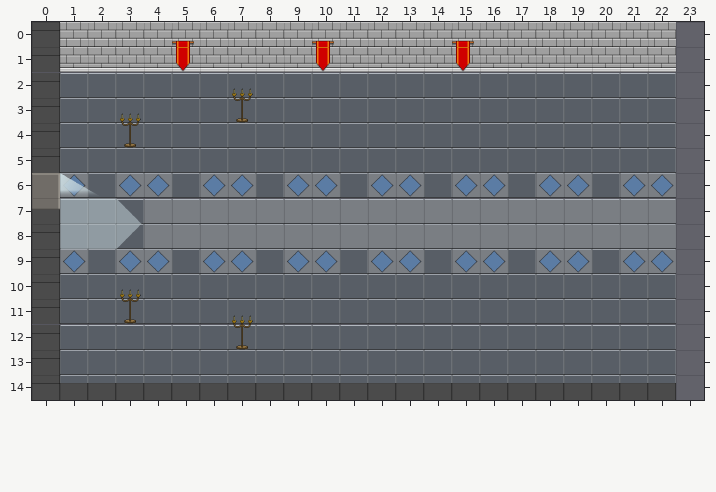
Two versions of a level (Tiled map, www/assets/maps/DemoMap.tmx). This is how it looked before the edit.
Cells are 80x72 px. Shown: x 0..23, y 0..14. The old version is drawn lined up with the new one.
Once edited:
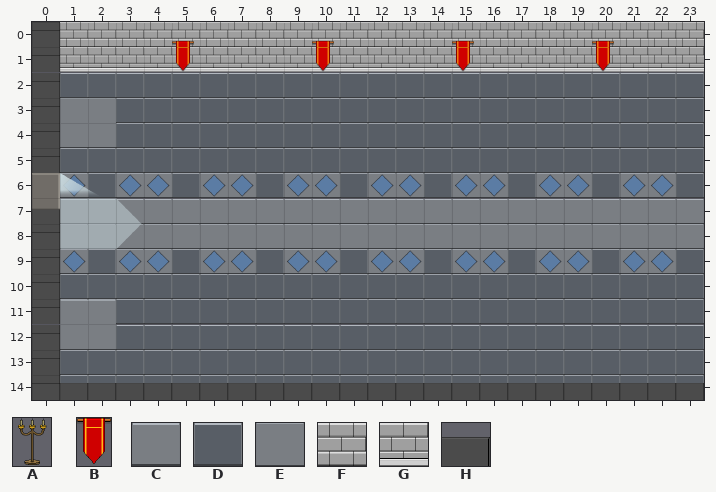
Key: from "DECO": A 0 "candelabrum", B 1 "flag"; from "FLOORS": C 0 "floorB1", D 2 "floorB3", E 5 "FloorBBigLight"; from "Walls": F 0 "wall1", G 1 "wall2", H 2 "wall3".
_ is an empty cell.
Tiles of an added or newly shown layer are drawn over the layers below it.
Edits made:
map size 23x15 -> 24x15 cells
Layer "DarkFloor":
y 2..6: x 23 _ -> D
y 9..14: x 23 _ -> D
Layer "LightFLoors" (now shown):
y 7..8: x 3 _ -> C
Layer "Stars 1" (added):
y 4: x 1 _ -> E
y 12: x 1 _ -> E
Layer "UPWall":
y 0: x 23 _ -> F
y 1: x 23 _ -> G
Layer "DOWNWall":
y 14: x 23 _ -> H
Layer "ROOM 1 DECO" (now hidden):
y 3: x 7 A -> _
y 4: x 3 A -> _
y 11: x 3 A -> _
y 12: x 7 A -> _
Layer "Copy of ROOM 1 DECO" (now shown):
y 1: x 20 _ -> B
y 7..8: x 23 _ -> C
